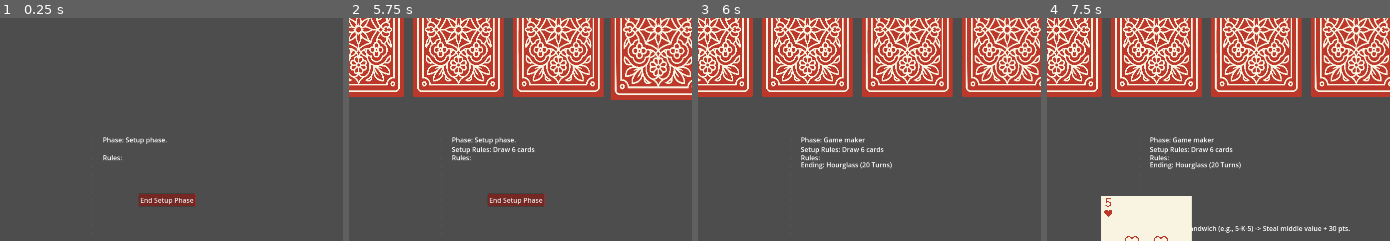
Above: before the commit, frames 1-4 (left to right).
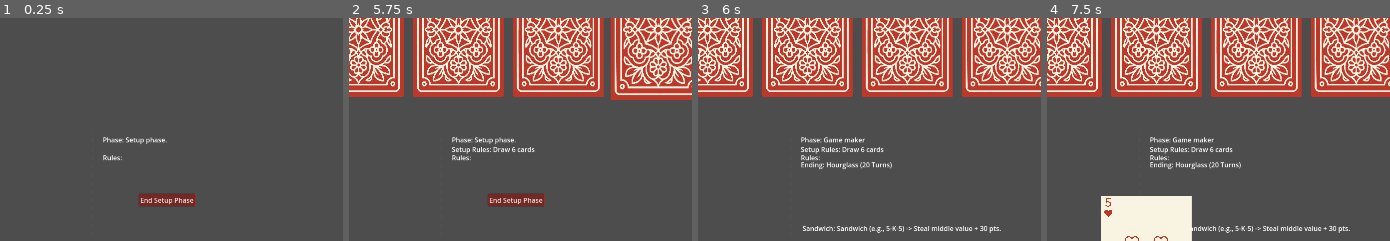
Above: after the commit, the same moments.

Repository: alicegrama/godot-card-game
Game: Godot game, scene res://Scenes/main.tscn
Two runs of this game, one before a commit and one after it. Both use one fixed random seed, a clock stepped at 60 frames per second and the inputs below.
Inputs (mouse positions are % of the whole screen's width and height, from its top left):
- Up to frame 1 (0.25 s): no input
- Up to frame 2 (5.75 s): click "End Setup Phase" at 0.5 s; click "Take" at 1.25 s; click "End Setup Phase" at 2 s; click "Take" at 2.75 s; click "End Setup Phase" at 3.5 s; click "Take" at 4.25 s; tap Enter at 5 s; drag from (92, 83) to (92, 5) at 5.02 s
- Up to frame 3 (6 s): click "POINTS" at 5.75 s
- Up to frame 4 (7.5 s): tap Space at 6.5 s; drag from (92, 5) to (92, 83) at 6.52 s; tap Enter at 7.25 s; move the mouse to (78, 83) at 7.27 s; click (78, 83) at 7.42 s
The pictures show only the part of the screen within x 47-97%, y 2-52%; the shares and areas given below are measured in that part.

Frames 1-2 are identical in both runs. In frame 3, 0.7% of the frame differs, in the area x 30-89%, y 93-97%; in frame 4, nothing differs.

Commit message:
begin rules added

Diff:
--- a/Scenes/main.gd
+++ b/Scenes/main.gd
@@ -38,7 +38,7 @@
 var playerscore = 0
 var opponentscore = 0
 
-var pointrules = [[0]]
+var pointrules = []
 # 0 normal values
 # 1 sandwich
 # 2 chain
@@ -616,6 +616,7 @@
 		$Ending.text = "Ending: Panic Button (Play a Q after turn 10)"
 
 	pointrules = [[[0], [11, ["h", "c", "d", "s"].pick_random()], [16], [8], [9], [13, 8, 6, 10], [3], [1], [2]].pick_random()]
+	pointscore()
 
 func check_rule_decay():
 	var nrules = len(pointrules)
